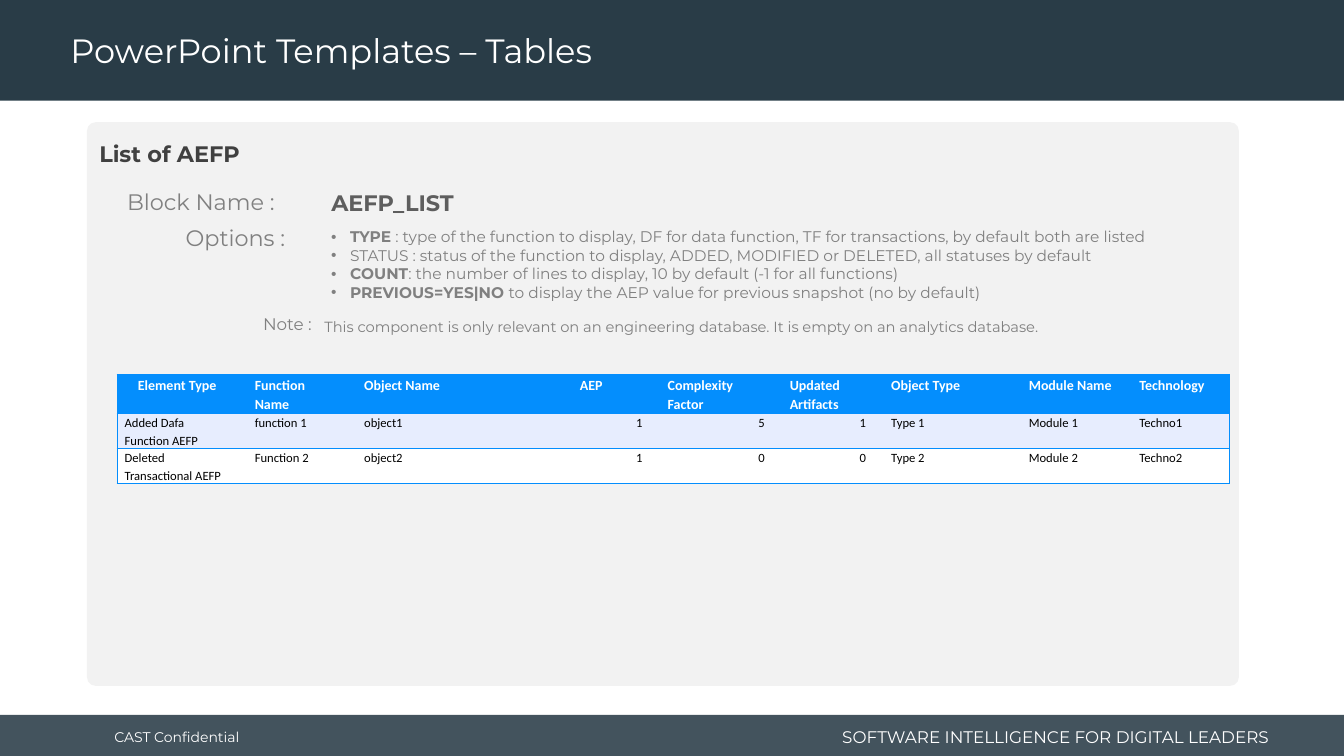
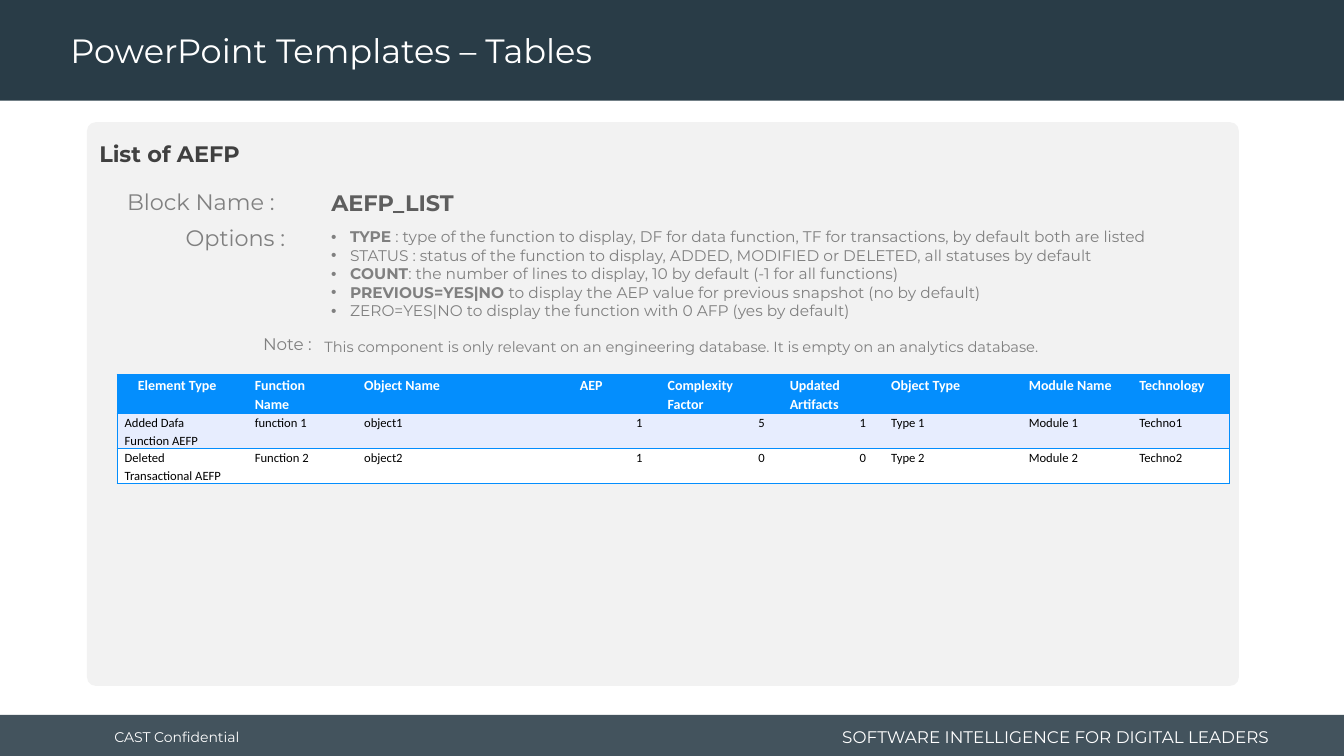
Before and after one commit to CAST-projects/CAST-ReportGenerator, a slide deck: slide 83 of CastReporting.Reporting.Core/Templates/Application/Component library/1- Powerpoint-components-library.pptx. Drawn at 1344x756 pixels with LibreOffice and Linux fonts; fonts in the diff are those of the drawing; background and template pictures are left out. Boxes give left, top, right and bottom in pixels: in the first picture for what was removed or moved away, otherwise in the second. Text is boxed around its words. In the diff, an @@ line names an element or a change of style, - is before the commit and + after.

Commit message:
REPORTGEN-1096: User can filter functions with 0 FP in AEFP_LIST component

```diff
--- a/CastReporting.Reporting.Core/Templates/Application/Component library/1- Powerpoint-components-library.pptx
+++ b/CastReporting.Reporting.Core/Templates/Application/Component library/1- Powerpoint-components-library.pptx
@@ text "Note :": place and size @@
-text "Note :" at box(263, 318, 304, 330)
+text "Note :" at box(263, 338, 304, 350)
@@ text at box(350, 304, 849, 319): paragraph added @@
+• ZERO=YES|NO to display the function with 0 AFP (yes by default)
@@ text "This component is only relevant ...": place and size @@
-text "This component is only relevant ..." at box(324, 321, 1039, 335)
+text "This component is only relevant ..." at box(324, 341, 1039, 355)
```
Also in this commit, not shown: 12 other files.
